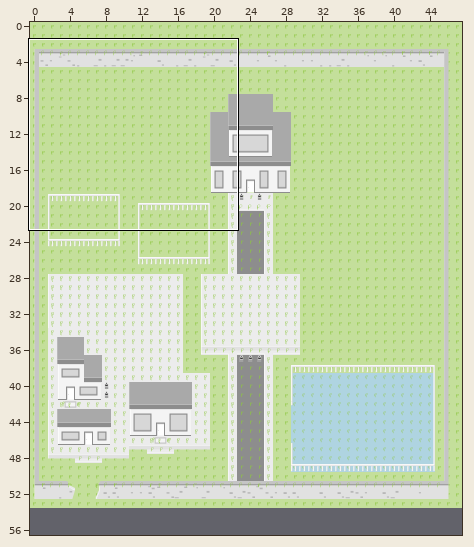
Tiled map -- maps/village.tmx. The first picture is a wide view before the edit; the outline marks the close-up.
Close-up. The starting point:
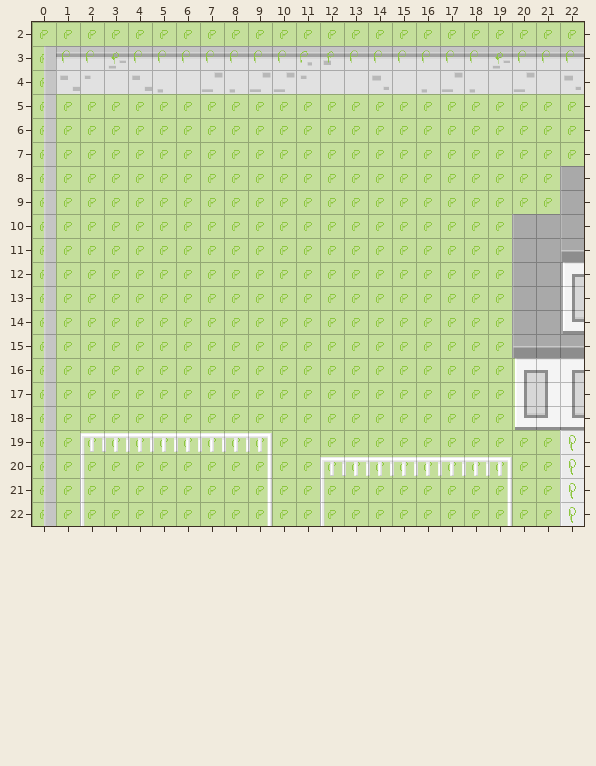
Cells are 32x32 px. Shown: x 0..22, y 2..22. The commit also changed other parts of the map, which this record leaves out.
After:
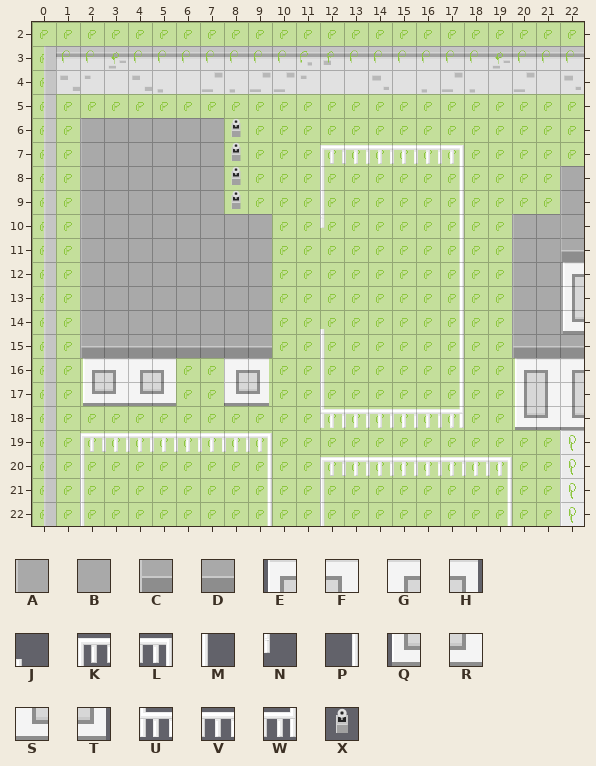
Key: from "tileset_village": A 0, B 1, C 20, D 21, E 40, F 41, G 43, H 45, J 56, K 57, L 58, M 76, N 77, P 78, Q 80, R 81, S 83, T 85, U 96, V 97, W 98, X 104.
_ is an empty cell.
Changes in this commit:
Layer "ground2":
The edit adds tile A in rows 7 to 14 at x 2.
The edit adds tile B in rows 7 to 10 at x 3 to 7; in rows 11 to 14 at x 3 to 9.
The edit adds tile C in row 15 at x 2.
The edit adds tile D in row 15 at x 3 to 9.
The edit adds tile E in row 16 at x 2.
The edit adds tile F in row 16 at x 3 and 5.
The edit adds tile G in row 16 at x 4 and 8.
The edit adds tile H in row 16 at x 9.
The edit adds tile J in row 14 at x 12.
The edit adds tile K in row 7 at x 12.
The edit adds tile L in row 7 at x 17.
The edit adds tile M in rows 8 to 9 at x 12; in rows 15 to 17 at x 12.
The edit adds tile N in row 10 at x 12.
The edit adds tile P in rows 8 to 17 at x 17.
The edit adds tile Q in row 17 at x 2.
The edit adds tile R in row 17 at x 3 and 5.
The edit adds tile S in row 17 at x 4 and 8.
The edit adds tile T in row 17 at x 9.
The edit adds tile U in row 18 at x 12.
The edit adds tile V in row 7 at x 13 to 16; in row 18 at x 13 to 16.
The edit adds tile W in row 18 at x 17.
The edit adds tile X in rows 6 to 9 at x 8.
Layer "foreground":
The edit adds tile A in row 6 at x 2.
The edit adds tile B in row 6 at x 3 to 7; in row 10 at x 8 to 9.
